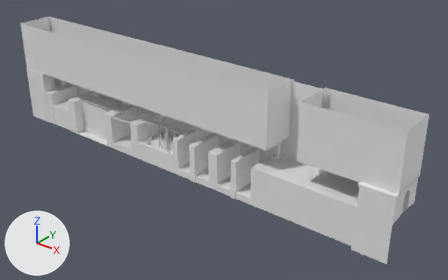
The FBX model Hussy Hicks - I am not a dog/Assets/3 - I Am Not A Dog/Models/Running_Game/Run Forward Level.fbx: old version first, new version second.
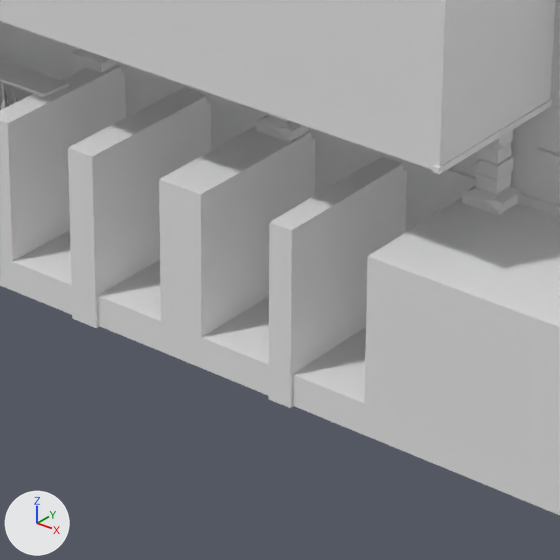
Old and new are each drawn whole from a 50 mm camera at (77.7, -57.9, 36.9) aimed at (28.9, 3.2, -1.0) and again close up on the part from 39% to 65% of the width and 41% to 82% of the height. The axes (+X, +Y, +Z) are drawn at lower left. The lights are the same throughout.

Names of what the first close-up shows: 'Running Level'.
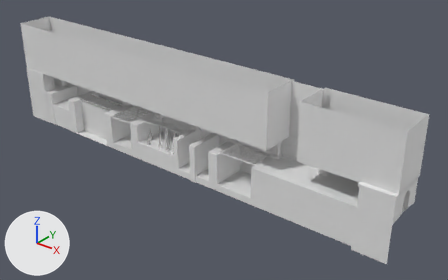
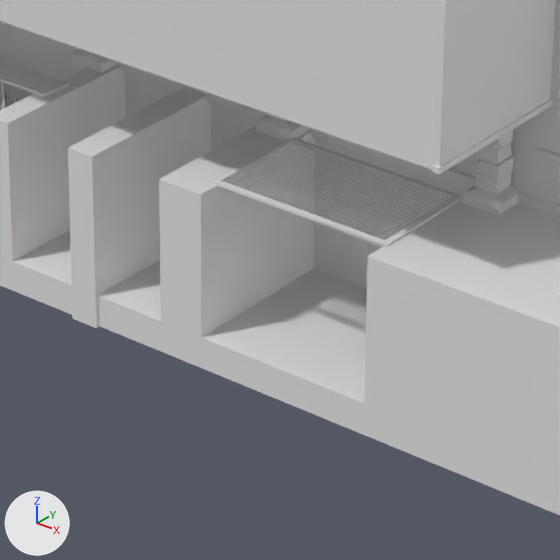
Changed parts and their boxes [x1, y1, x2, y2] in the close-ups (560 x 560 px):
part 1 of me_cube_007, added
    after: [212, 137, 462, 247]
part 2 of me_cube_007, deleted
    before: [268, 156, 407, 408]
part 3 of me_cube_007, added
    after: [224, 141, 454, 240]

Edits to the bpy script that builds the scene:
```text
Add img_metal_grate_floor_png:
    img_metal_grate_floor_png = load_image('Metal Grate Floor.png', '../../Sprites Not a Dog/UI/Metal Grate Floor.png', 16, 16, 'Non-Color')
Add mat_metal_grate_floor:
    mat_metal_grate_floor = bpy.data.materials.new('Metal Grate Floor')
    # uses the picture img_metal_grate_floor_png
Change me_cube_007:
    used by ob_running_level; location = (50.12, 0.0, 3.13)
    verts and faces of me_cube_007; kept vertices keep their numbers, new ones are numbered from 3691
    remove me_cube_007.from_pydata(...)  # 3691 vertices, 2854 faces; spans x -58.0..6.8, y -3.2..6.9, z -8.7..7.4
    add me_cube_007.from_pydata(...)  # 3703 vertices, 2865 faces; spans x -58.0..6.8, y -3.2..6.9, z -8.7..7.4
    me_cube_007 part 1: the loose piece of 16 vertices spanning x -38.2..-34.1, y -2.6..2.4, z -3.2..-3.1 is copied, and the copy is scaled about its middle by (1.43, 0.678, 0.636), then moved by (21.0, 0.0, 0.1); it spans x -18.1..-12.3, y -1.8..1.7, z -3.1
    me_cube_007 part 2: the loose piece of 8 vertices spanning x -15.5..-14.7, y -2.6..2.5, z -8.5..-3.1 is deleted
    me_cube_007 part 3
    add verts[3691] = (-17.9, -1.7, -3.1)  # pixel (221, 181)
    add verts[3692] = (-12.4, 1.5, -3.1)  # pixel (454, 197)
    add verts[3693] = (-17.9, 1.5, -3.1)  # pixel (292, 140)
    add verts[3694] = (-12.4, -1.7, -3.1)  # pixel (385, 240)
    add faces += [(3691, 3694, 3692, 3693)]  # mat_metal_grate_floor
    add me_cube_007.materials.append(mat_metal_grate_floor)
```
